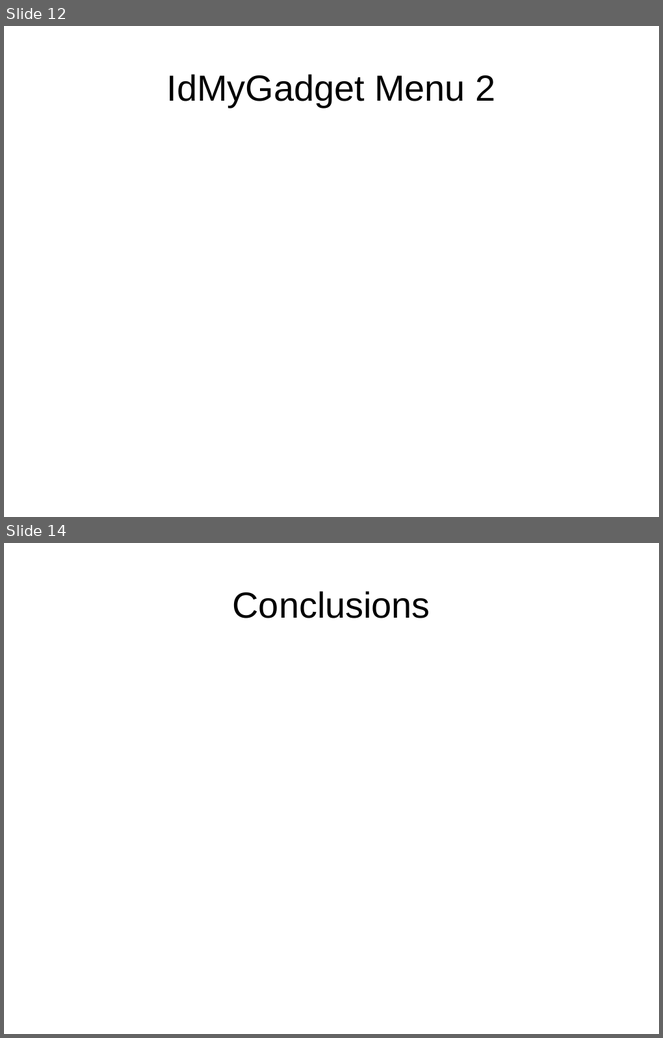
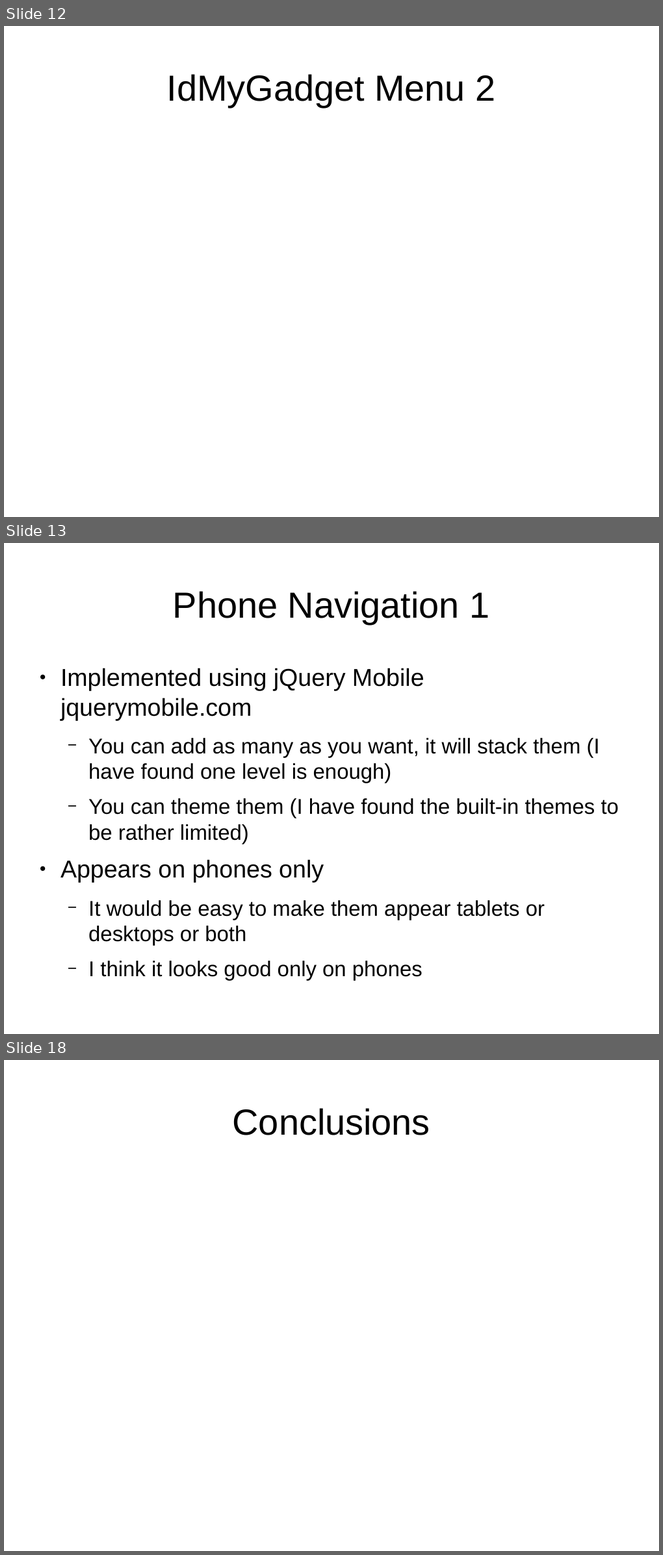
Before and after one commit to tomwhartung/jmws_accoutrements, a slide deck: presentations/2015_09-Joomla/Device_Detection-In_Protostar_and_Beez3.odp. Shown one above the other, each under a label of ours: slides 12 and 14 before the commit, slides 12, 13 and 18 after it; the slides between them are not shown. The pictures are 663x1038 and 663x1555 pixels, drawn with LibreOffice and Linux fonts; fonts in the diff are those of the drawing. Boxes give left, top, right and bottom in pixels: in the first picture for what was removed or moved away, otherwise in the second. Text is boxed around its words. In the diff, an @@ line names an element or a change of style, - is before the commit and + after.

Commit message:
As I work on the site I think of things to add to the presentation.  It's a good idea to check in the current version every once in awhile.

```diff
--- a/presentations/2015_09-Joomla/Device_Detection-In_Protostar_and_Beez3.odp
+++ b/presentations/2015_09-Joomla/Device_Detection-In_Protostar_and_Beez3.odp
@@ slide 13 added at [4,543,659,1034], background #FFFFFF @@
@@ title added at [173,591,490,624], 44 pt, text #000000 @@
+Phone Navigation 1
@@ text added at [61,668,619,981], 25.9 pt, text #000000 @@
+● Implemented using jQuery Mobile jquerymobile.com
+  − You can add as many as you want, it will stack them (I have found one level is enough)
+  − You can theme them (I have found the built-in themes to be rather limited)
+● Appears on phones only
+  − It would be easy to make them appear tablets or desktops or both
+  − I think it looks good only on phones
@@ what was slide 14 is now slide 18 @@
```
Also in this commit, not shown: 3 slides changed, 3 other slides added.
